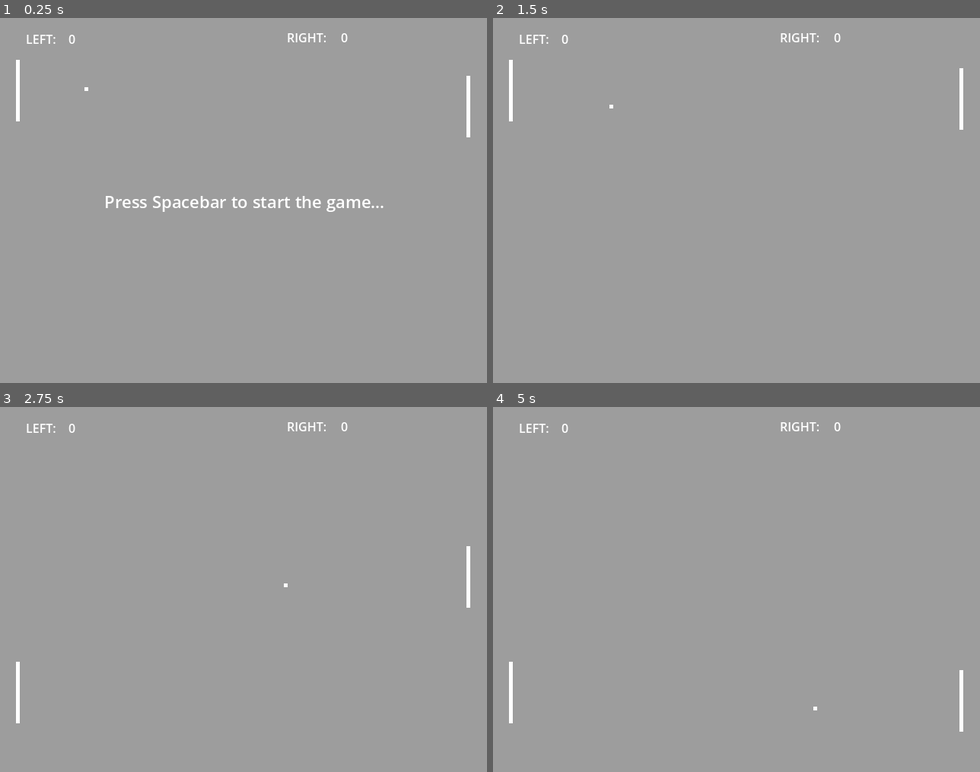
Above: before the commit, frames 1-4 (two rows, left to right).
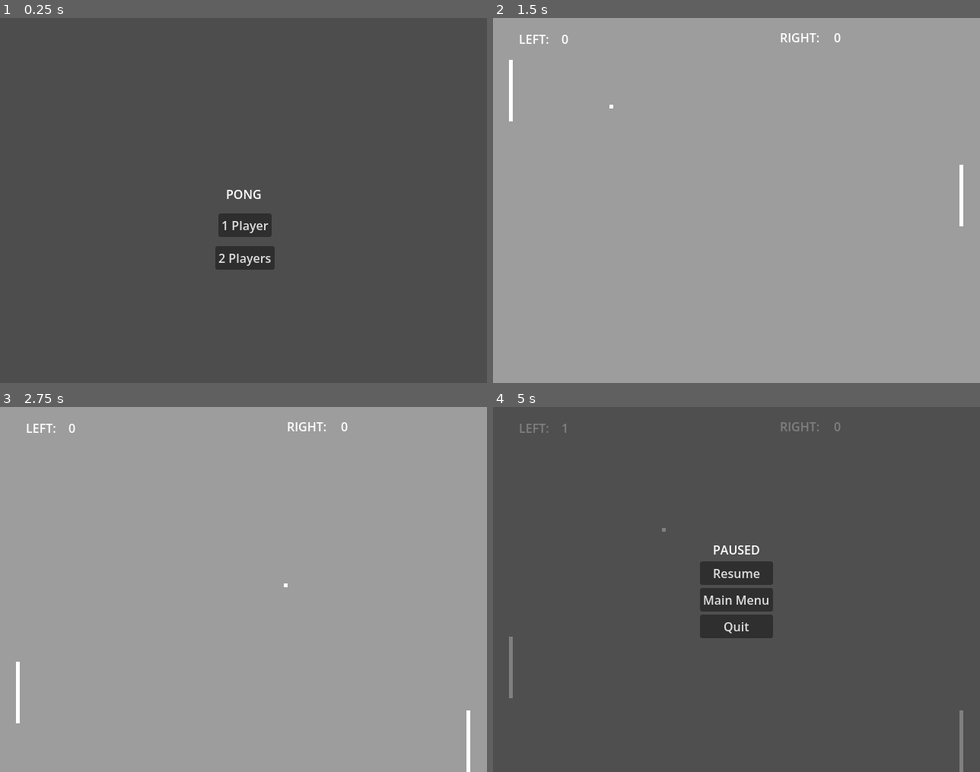
Above: after the commit, the same moments.

Repository: timbocf/Pong_20_Games_Challenge
Game: Godot game, scene res://Scenes/main_menu.tscn
The game is run twice, just before and just after one commit, with the same random seed, the same clock (stepped at 60 frames per second) and the same inputs. Before the commit the project starts from res://Scenes/game.tscn.
Inputs (mouse positions are in pixels of both pictures, inside the frame that each line leads up to):
- Up to frame 1 (0.25 s): no input
- Up to frame 2 (1.5 s): click (736, 258) at 0.5 s, where only the run after the commit has a clickable "2 Players"; tap Space (start_game) at 1.25 s; hold Down (move_down_right) from 1.28 s (still down); hold Space (start_game) from 1.28 s (still down)
- Up to frame 3 (2.75 s): release Down (move_down_right) at 2.03 s; release Space (start_game) at 2.03 s; hold S (move_down_left) from 2.03 s (still down); tap Space (start_game) at 2.1 s
- Up to frame 4 (5 s): tap Space (start_game) at 2.75, 3.6 s; release S (move_down_left) at 2.78 s; hold Down (move_down_right) 2.78-3.53 s; hold Space (start_game) 2.78-3.53 s; hold W (move_up_left) 3.53-4.28 s; hold S (move_down_left) from 4.28 s (still down); hold Space (start_game) from 4.28 s (still down); tap Escape (ui_cancel) at 4.9 s

The runs differ from the first frame. In frame 1, 100% of the frame differs, in the area x 0-100%, y 0-100%; in frame 2, 0.3%; in frame 3, 0.3%; in frame 4, 100%.

Commit message:
Game is completed!

Diff:
--- a/Scenes/PauseMenu.tscn
+++ b/Scenes/PauseMenu.tscn
@@ -13,6 +13,7 @@
 anchor_bottom = 1.0
 grow_horizontal = 2
 grow_vertical = 2
+mouse_filter = 1
 
 [node name="ColorRect" type="ColorRect" parent="MenuUI" unique_id=1966808710]
 layout_mode = 1
@@ -49,3 +50,11 @@
 [node name="MainMenuButton" type="Button" parent="MenuUI/VBoxContainer" unique_id=164363760]
 layout_mode = 2
 text = "Main Menu"
+
+[node name="QuitButton" type="Button" parent="MenuUI/VBoxContainer" unique_id=706328303]
+layout_mode = 2
+text = "Quit"
+
+[connection signal="pressed" from="MenuUI/VBoxContainer/ResumeButton" to="." method="_on_resume_button_pressed"]
+[connection signal="pressed" from="MenuUI/VBoxContainer/MainMenuButton" to="." method="_on_main_menu_button_pressed"]
+[connection signal="pressed" from="MenuUI/VBoxContainer/QuitButton" to="." method="_on_quit_button_pressed"]
--- a/Scenes/game.tscn
+++ b/Scenes/game.tscn
@@ -99,6 +99,7 @@
 text = "Press Spacebar to start the game..."
 
 [node name="PauseMenu" parent="." unique_id=588960052 instance=ExtResource("5_wowpa")]
+process_mode = 3
 
 [connection signal="body_entered" from="Left Boundary" to="." method="_on_left_boundary_body_entered"]
 [connection signal="body_entered" from="Right Boundary" to="." method="_on_right_boundary_body_entered"]
--- a/Scenes/main_menu.tscn
+++ b/Scenes/main_menu.tscn
@@ -45,6 +45,5 @@
 layout_mode = 2
 text = "PONG"
 
-[connection signal="pressed" from="OnePlayerButton" to="." method="_on_button_pressed"]
 [connection signal="pressed" from="OnePlayerButton" to="." method="_on_one_player_button_pressed"]
 [connection signal="pressed" from="TwoPlayerButton" to="." method="_on_two_player_button_pressed"]
--- a/Scripts/ball.gd
+++ b/Scripts/ball.gd
@@ -11,7 +11,7 @@
 
 func _ready() -> void:
 	current_speed = initial_speed
-	velocity = Vector2([-1, 1].pick_random(), randf_range(-0.5, 0.5)).normalized() * current_speed
+	# velocity = Vector2([-1, 1].pick_random(), randf_range(-0.5, 0.5)).normalized() * current_speed
 
 func _physics_process(delta: float) -> void:
 	var collision = move_and_collide(velocity * delta)
@@ -58,14 +58,7 @@
 		random_angle += PI
 	velocity = Vector2(cos(random_angle), sin(random_angle)) * initial_speed
 
-func reset_ball(serve_left: bool = true) -> void:
+func reset_ball() -> void:
 	current_speed = initial_speed
 	global_position = get_viewport_rect().size / 2.0
-
-	var x_dir = -1.0 if serve_left else 1.0
-	var y_dir = randf_range(-0.5, 0.5)
-
-	velocity = Vector2(x_dir, y_dir).normalized() * initial_speed
-
-	# uncomment the next line if you want to have the player press spacebar after every point
-	# velocity = Vector2.ZERO
+	velocity = Vector2.ZERO
--- a/Scripts/game.gd
+++ b/Scripts/game.gd
@@ -19,16 +19,16 @@
 		start_label.visible = false
 		ball.start_ball()
 
-func _on_left_boundary_body_entered(body: Node2D) -> void:
-	print("TRIGGERED BY: ", body.name) # Add this line first
+func _on_left_boundary_body_entered(_body: Node2D) -> void:
 	right_player_score += 1
 	right_score_label.text = str(right_player_score)
-	print("Right player scored! Score: ", right_player_score)
 	ball.reset_ball()
+	game_started = false
+	start_label.visible = true
 
-func _on_right_boundary_body_entered(body: Node2D) -> void:
-	print("TRIGGERED BY: ", body.name) # Add this line first
+func _on_right_boundary_body_entered(_body: Node2D) -> void:
 	left_player_score += 1
 	left_score_label.text = str(left_player_score)
-	print("Left Player scored! Score: Left ", left_player_score, " - Right ", right_player_score)
 	ball.reset_ball()
+	game_started = false
+	start_label.visible = true
--- a/Scripts/pause_menu.gd
+++ b/Scripts/pause_menu.gd
@@ -5,10 +5,10 @@
 func _ready() -> void:
 	menu_ui.hide()
 
-func _unhandled_input(event: InputEvent) -> void:
-	# Toggle pause state on Escape or Start button press
+func _input(event: InputEvent) -> void:
 	if event.is_action_pressed("ui_cancel"):
 		toggle_pause()
+		get_viewport().set_input_as_handled()
 
 func toggle_pause() -> void:
 	var is_paused: bool = !get_tree().paused
@@ -21,3 +21,8 @@
 func _on_main_menu_button_pressed() -> void:
 	get_tree().paused = false
 	get_tree().change_scene_to_file("res://Scenes/main_menu.tscn")
+
+
+func _on_quit_button_pressed() -> void:
+	get_tree().paused = false
+	get_tree().quit()
--- a/project.godot
+++ b/project.godot
@@ -11,7 +11,7 @@
 [application]
 
 config/name="Pong (20 Games Challenge)"
-run/main_scene="uid://kqgmsd5jf17b"
+run/main_scene="uid://y34ve0p3du3g"
 config/features=PackedStringArray("4.7", "GL Compatibility")
 config/icon="res://Sprites/icon.svg"
 
